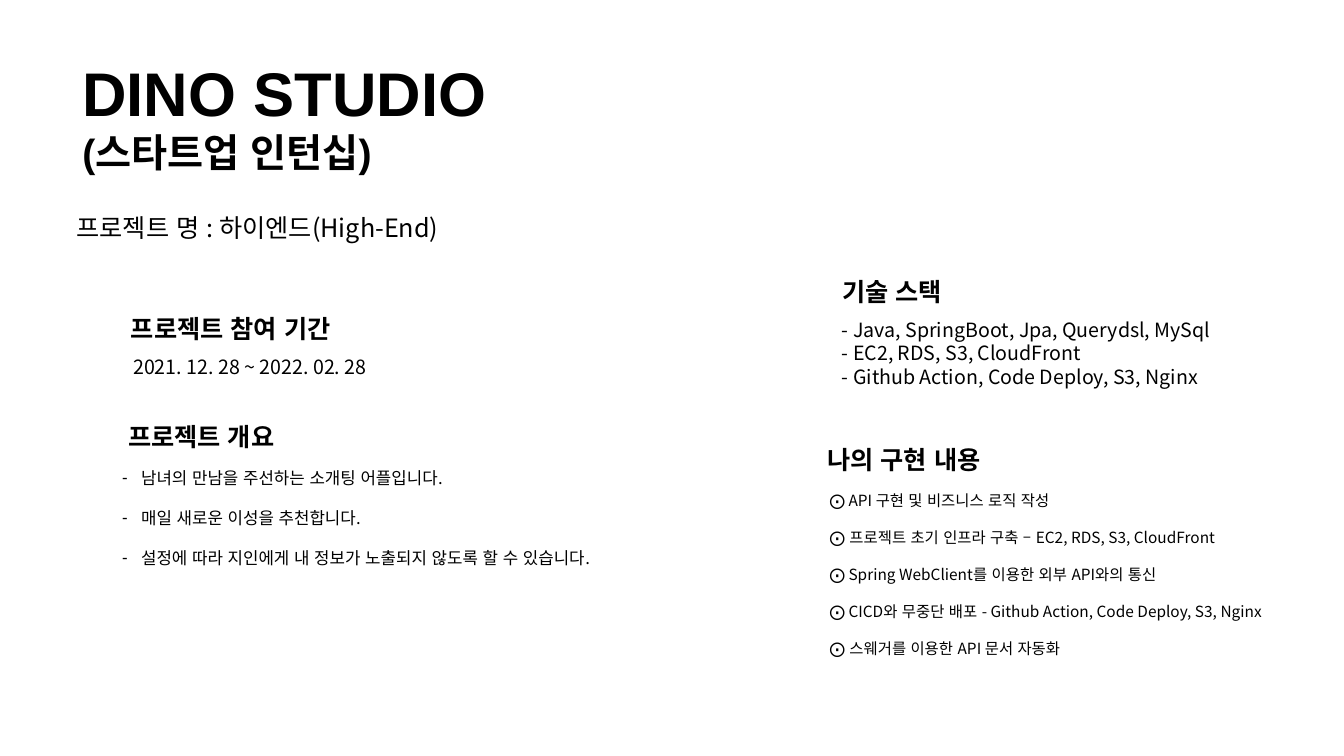
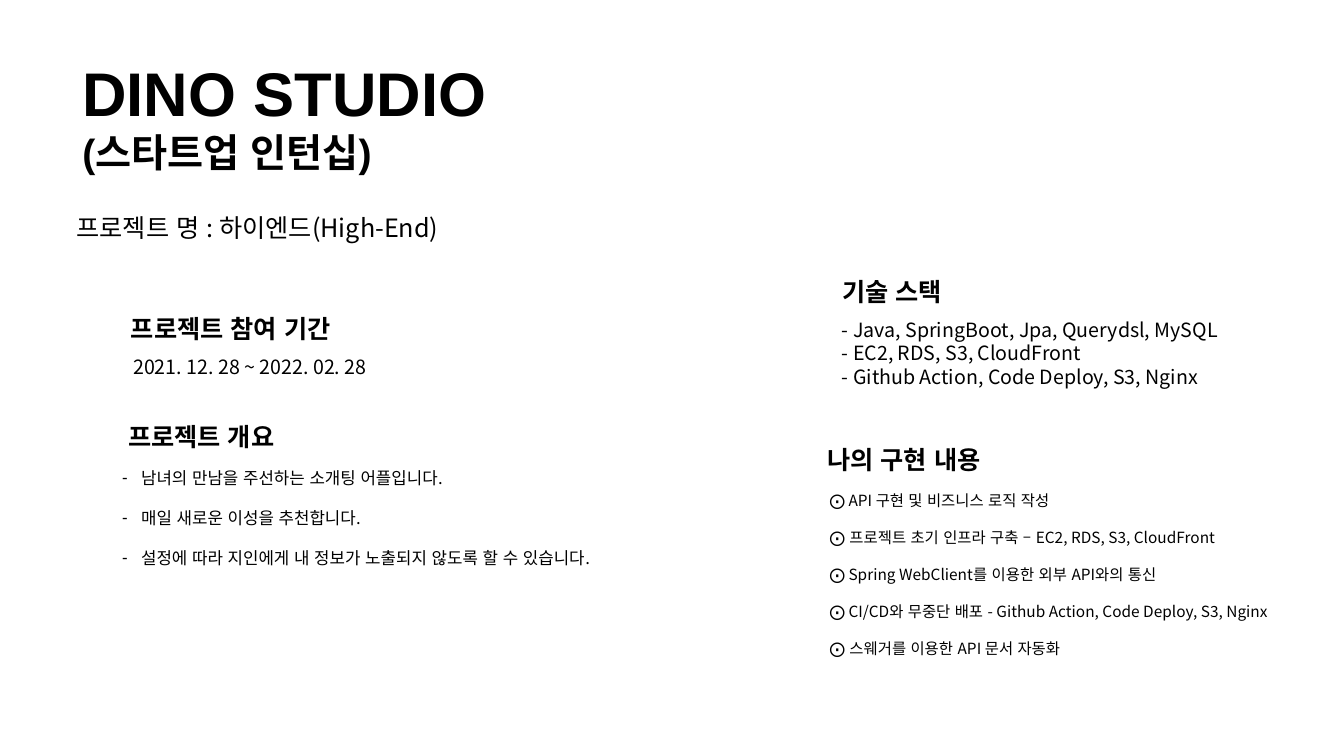
Before and after one commit to ohjinhokor/PortFolio, a slide deck: slide 2 of 오진호 포트폴리오.pptx. Drawn at 1344x756 pixels with LibreOffice and Linux fonts; fonts in the diff are those of the drawing; background and template pictures are left out. Boxes give left, top, right and bottom in pixels: in the first picture for what was removed or moved away, otherwise in the second. Text is boxed around its words. In the diff, an @@ line names an element or a change of style, - is before the commit and + after.

```diff
--- a/오진호 포트폴리오.pptx
+++ b/오진호 포트폴리오.pptx
@@ text at box(853, 321, 1218, 342): text changed @@
-- Java, SpringBoot, Jpa, Querydsl, MySql
+- Java, SpringBoot, Jpa, Querydsl, MySQL
@@ text at box(849, 604, 1267, 621): text changed @@
-⨀ CICD와 무중단 배포 - Github Action, Code Deploy, S3, Nginx
+⨀ CI/CD와 무중단 배포 - Github Action, Code Deploy, S3, Nginx
```
Also in this commit, not shown: 2 other slides changed, 3 other files.
